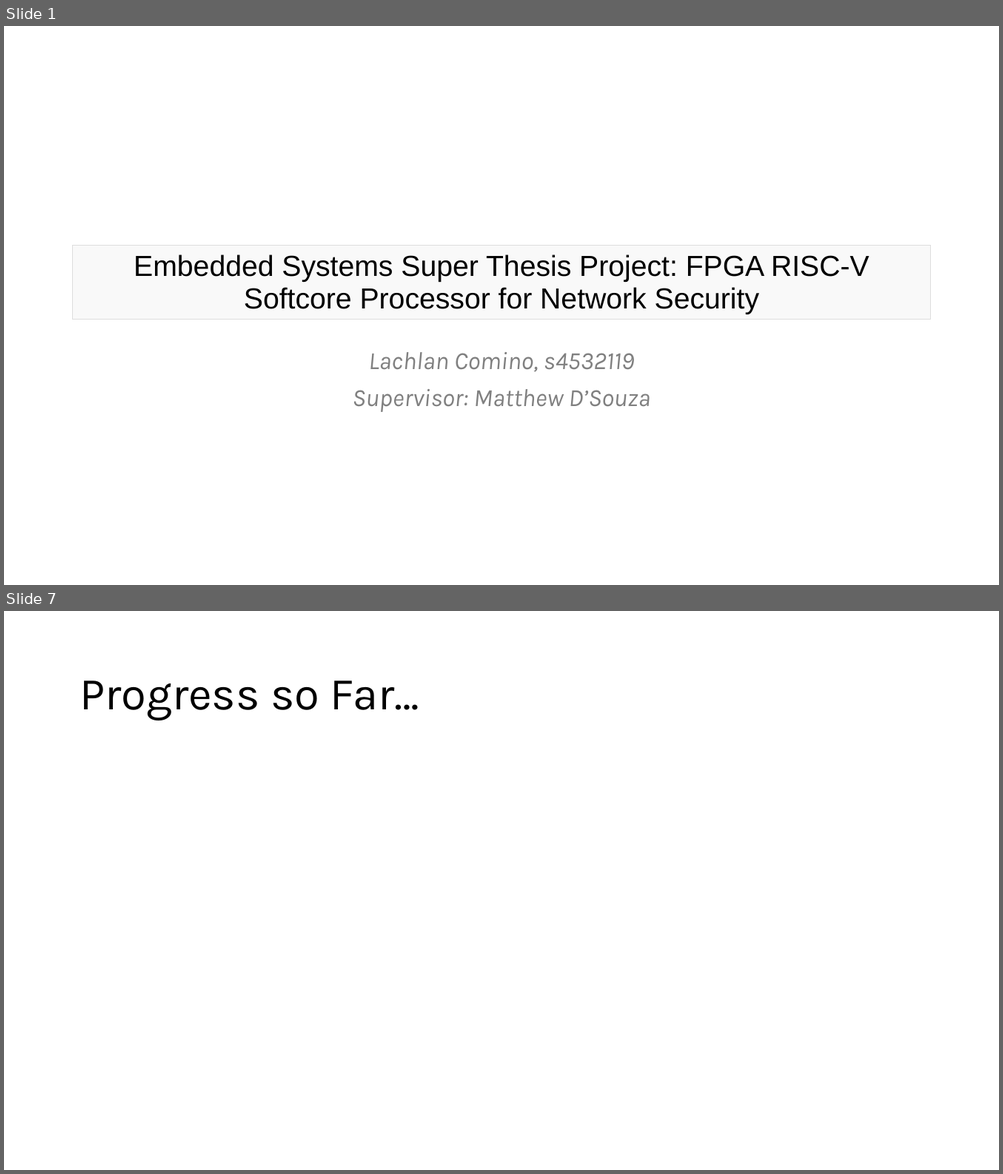
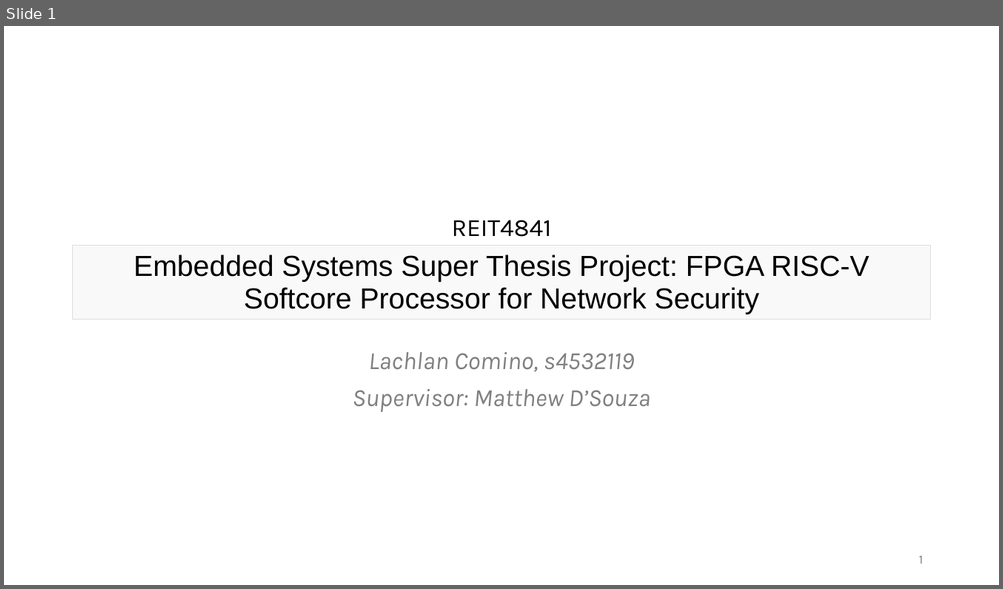
Before and after one commit to lcomino64/Thesis, a slide deck: Seminar/s4532119_seminar_slides.pptx. Shown one above the other, each under a label of ours: slides 1 and 7 before the commit, slide 1 after it; the slides between them are not shown. The pictures are 1003x1174 and 1003x589 pixels, drawn with LibreOffice and Linux fonts; fonts in the diff are those of the drawing. Boxes give left, top, right and bottom in pixels: in the first picture for what was removed or moved away, otherwise in the second. Text is boxed around its words. In the diff, an @@ line names an element or a change of style, - is before the commit and + after.

```diff
--- a/Seminar/s4532119_seminar_slides.pptx
+++ b/Seminar/s4532119_seminar_slides.pptx
@@ slide 7 removed at box(4, 611, 999, 1170), background #FFFFFF @@
@@ title removed at box(79, 681, 419, 721) @@
-Progress so Far…
@@ slide 1 changed as well @@
@@ text added at box(452, 220, 552, 237), 24 pt, text #000000 @@
+REIT4841
@@ page number added at box(919, 556, 923, 564), 12 pt, text #797979 @@
+1
```
Also in this commit, not shown: 2 other slides changed, 12 slides added, 4 other slides removed, 7 other files.
